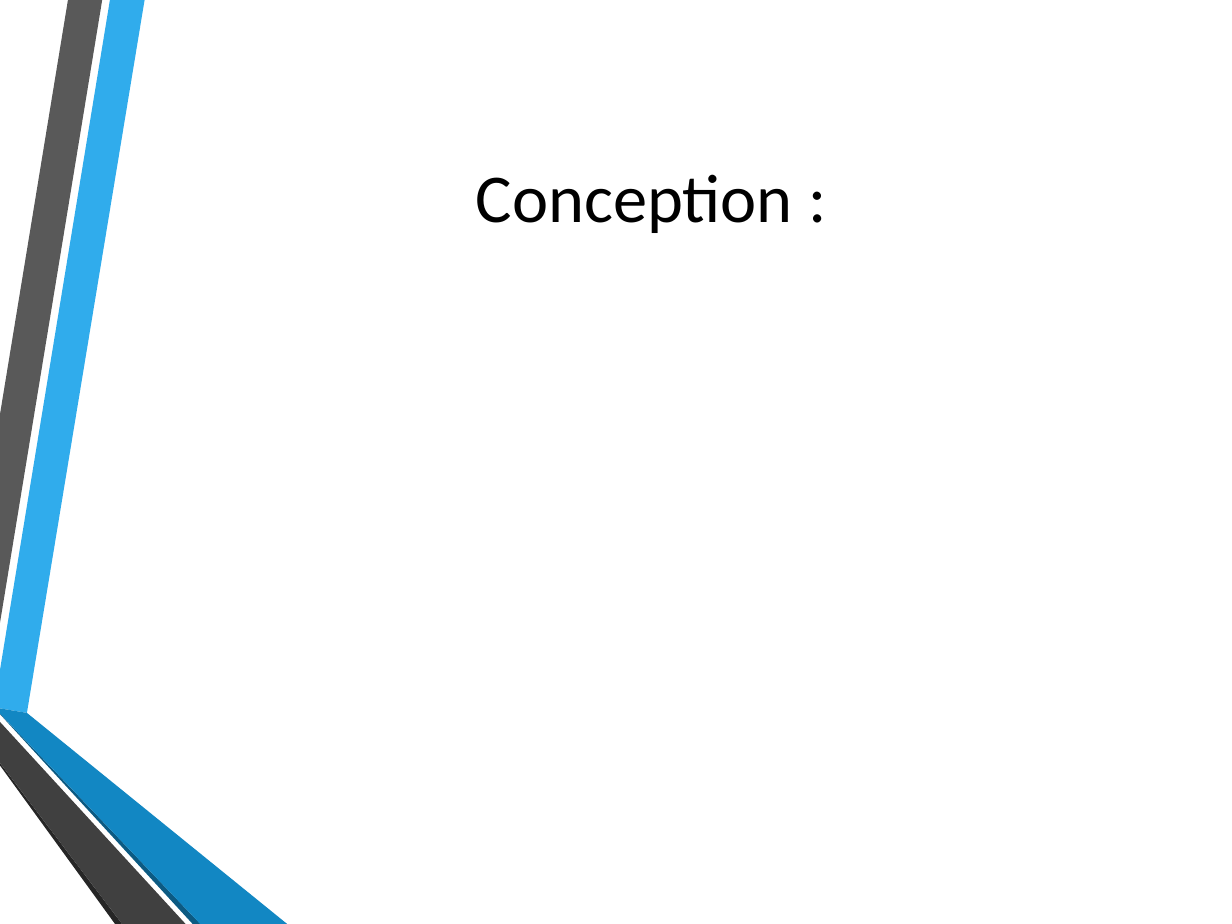
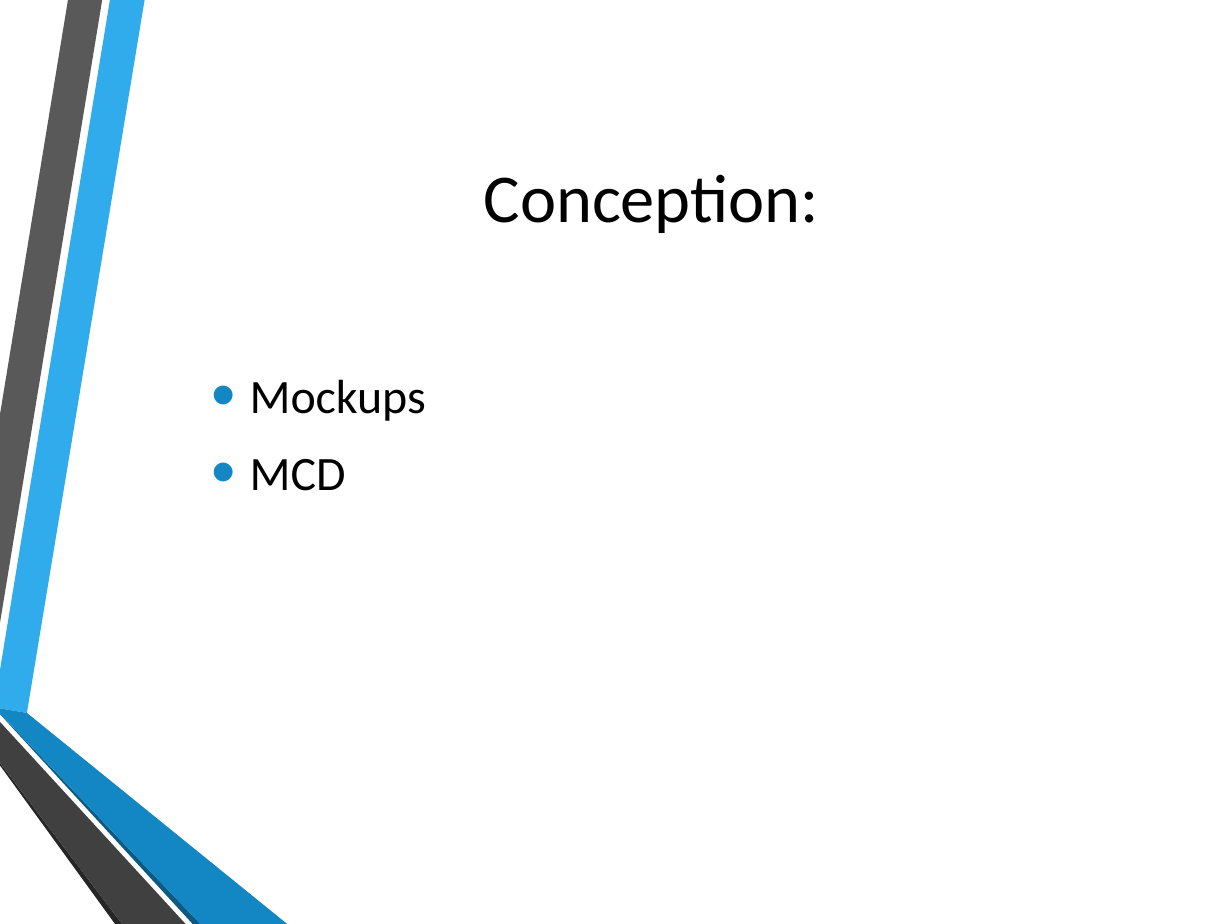
Before and after one commit to Alex4064/ProjetWeb, a slide deck: slide 8 of Documentation/Presentation project.pptx (slide 7 before the commit). Drawn at 1232x924 pixels with LibreOffice and Linux fonts; fonts in the diff are those of the drawing; background and template pictures are left out. Boxes give left, top, right and bottom in pixels: in the first picture for what was removed or moved away, otherwise in the second. Text is boxed around its words. In the diff, an @@ line names an element or a change of style, - is before the commit and + after.

```diff
--- a/Documentation/Presentation project.pptx
+++ b/Documentation/Presentation project.pptx
@@ title at bbox=[484, 174, 819, 233]: spaces changed @@
-Conception :
+Conception:
@@ text added at bbox=[250, 379, 426, 491], 28 pt, text #000000 @@
+• Mockups
+• MCD
```
Also in this commit, not shown: 6 other slides changed, 5 slides added, 2 slides removed, 6 other files.
